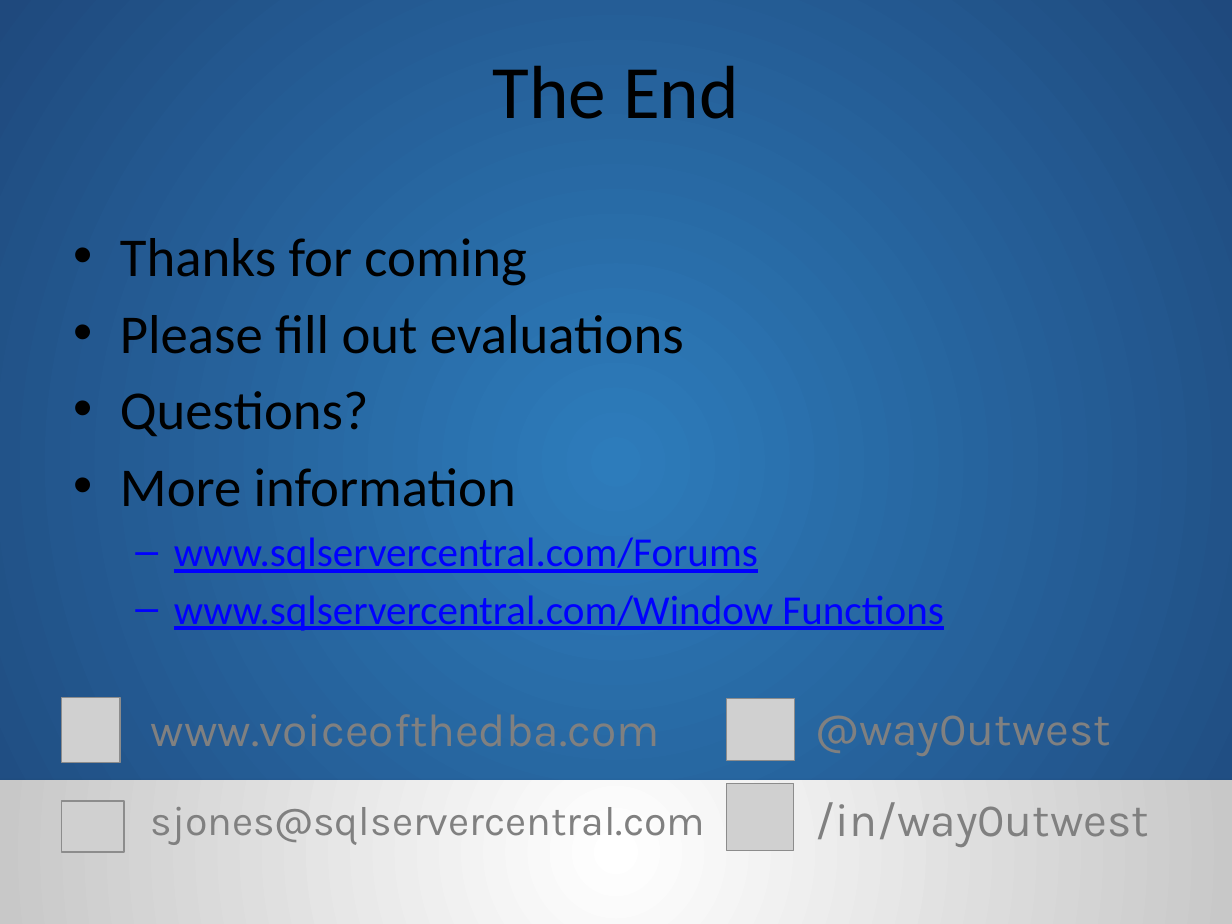
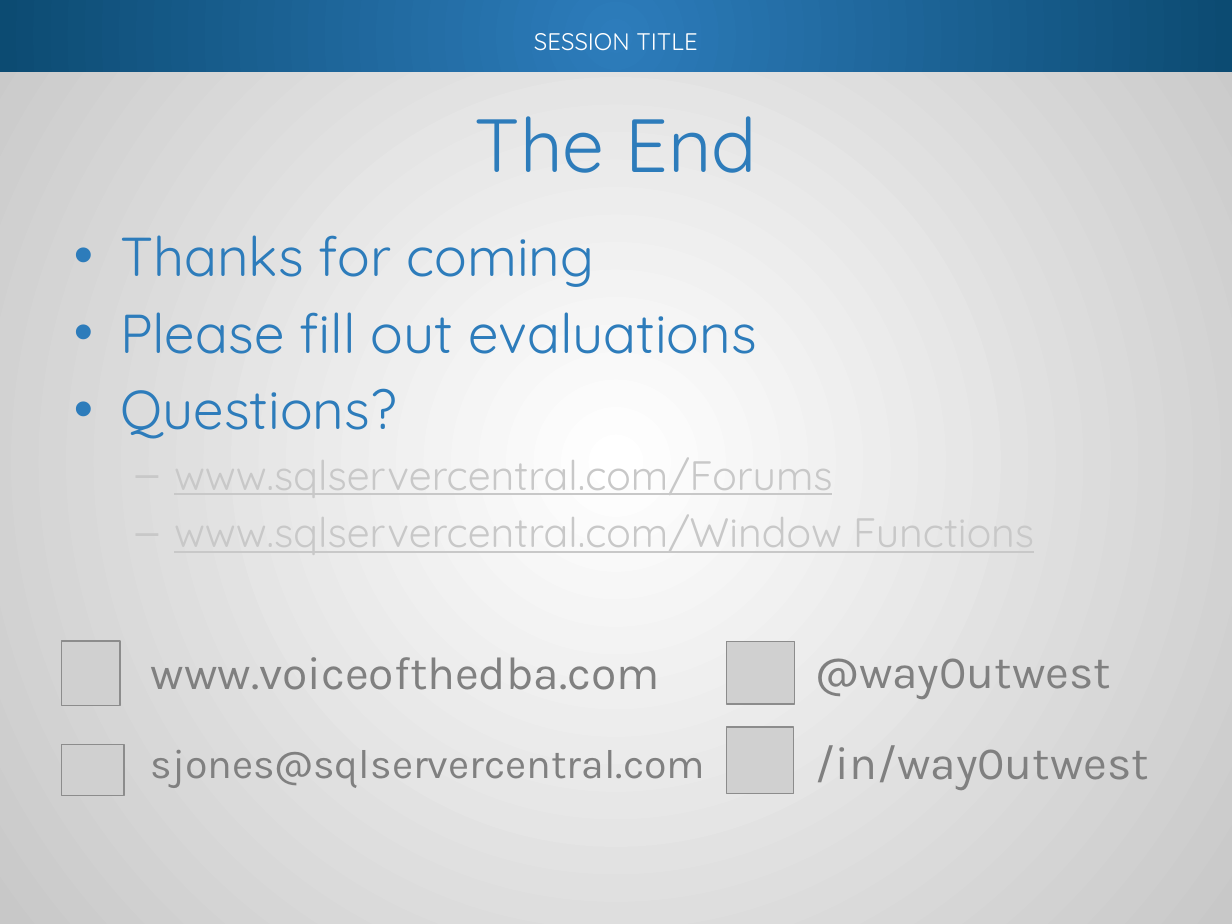
Before and after one commit to way0utwest/Branching-and-Merging-DB-Code, a slide deck: slide 28 of Presentation/BranchMergeDBCode.pptx (slide 22 before the commit). Drawn at 1232x924 pixels with LibreOffice and Linux fonts; fonts in the diff are those of the drawing; grey boxes stand for pictures; background and template pictures are left out. Boxes give left, top, right and bottom in pixels: in the first picture for what was removed or moved away, otherwise in the second. Text is boxed around its words. In the diff, an @@ line names an element or a change of style, - is before the commit and + after.

```diff
--- a/Presentation/BranchMergeDBCode.pptx
+++ b/Presentation/BranchMergeDBCode.pptx
@@ rectangle at <box>0,0,1232,924</box>: fill gradient #2D7CBB to #1F497D to gradient #FFFFFF to #C8C8C8; shadow on @@
@@ rectangle added at <box>0,0,1232,71</box>, fill gradient #2D7CBB to #0C4B72 @@
@@ text added at <box>534,33,697,51</box>, 14 pt, text #FFFFFF @@
+SESSION TITLE
@@ title "The End": place and size @@
-title "The End" at <box>493,65,739,119</box>
+title "The End" at <box>475,116,757,173</box>
@@ title "The End" at <box>475,116,757,173</box>: font Calibri to Quicksand, text colour #000000 to #2D7CBB; vertical alignment top to middle @@
@@ text "Thanks for coming" at <box>120,235,1034,560</box>: font Calibri to Quicksand; text colour #000000 to #2D7CBB in "Thanks for coming", "Please fill out evaluations", "Questions?"; text colour #0000FF to #C8C8C8 in "www.sqlservercentral.com/Forums", "www.sqlservercentral.com/Window Functions" @@
@@ text at <box>120,468,516,507</box>: paragraph removed @@
-• More information
@@ 4 pictures, 4 texts: place and size @@
-4 pictures, 4 texts at <box>62,697,1149,851</box>
+4 pictures, 4 texts at <box>62,641,1149,795</box>
@@ rectangle removed at <box>0,780,1232,924</box> @@
```
Also in this commit, not shown: 7 other slides changed, 9 slides added, 3 slides removed.
